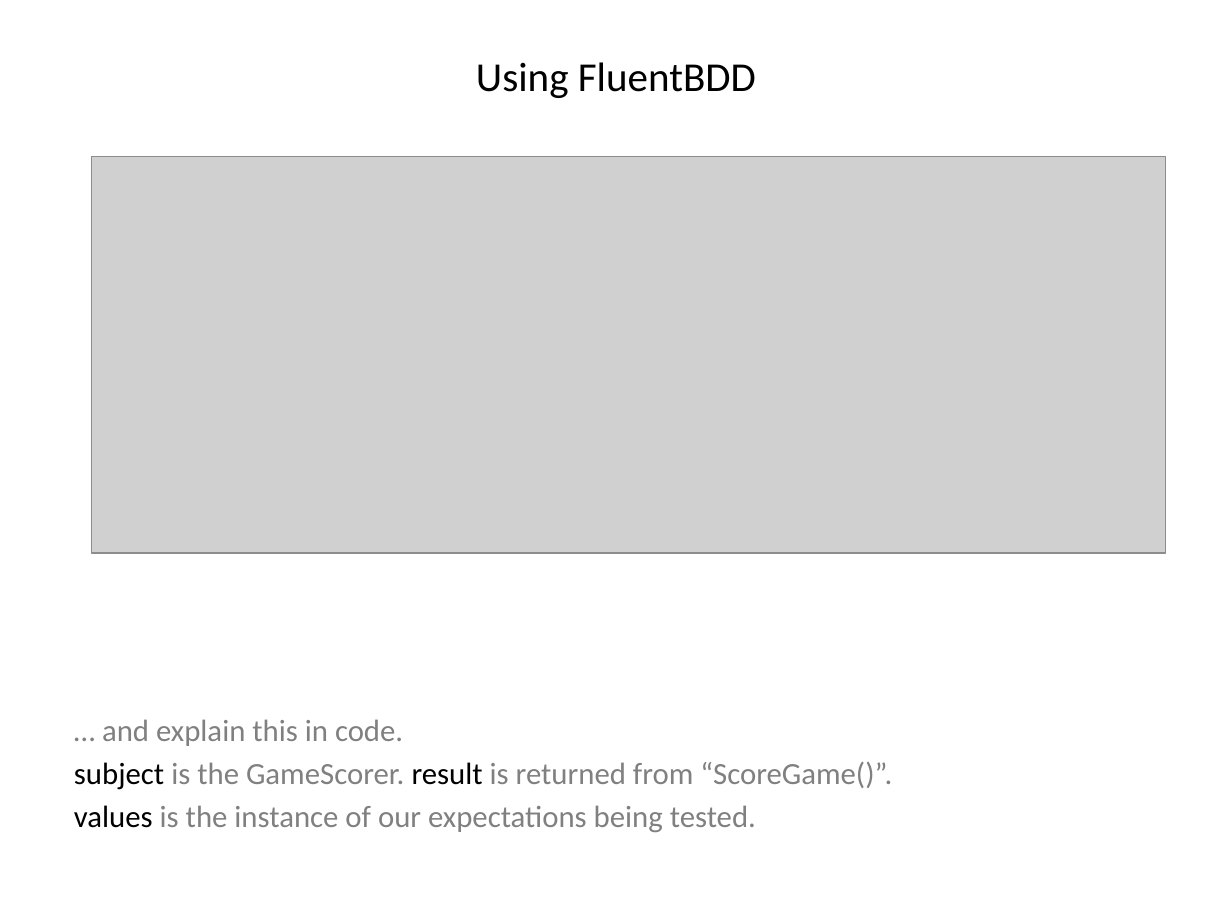
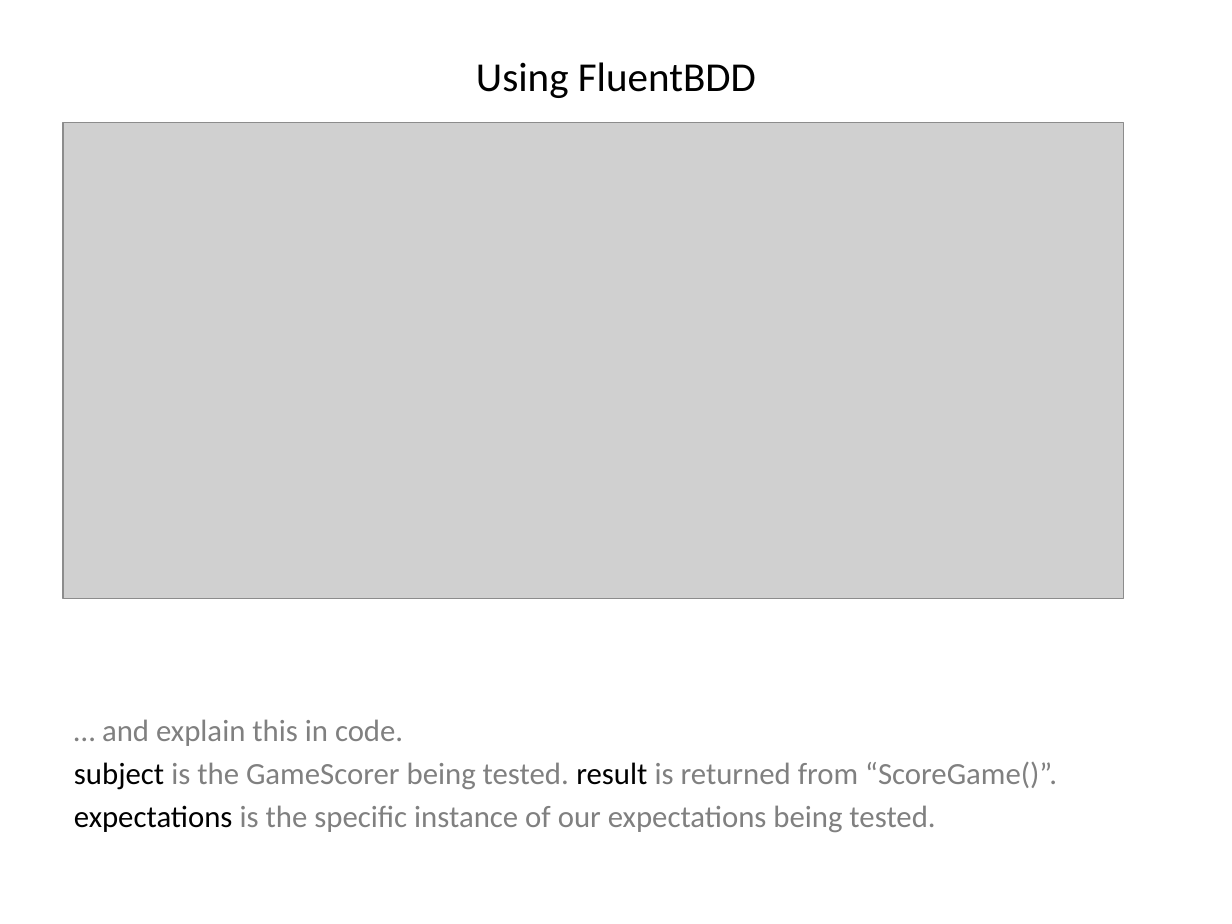
Before and after one commit to i-e-b/FluentBdd, a slide deck: slide 49 of FluentBDD/Fluent BDD.pptx (slide 40 before the commit). Drawn at 1232x924 pixels with LibreOffice and Linux fonts; fonts in the diff are those of the drawing; grey boxes stand for pictures. Boxes give left, top, right and bottom in pixels: in the first picture for what was removed or moved away, otherwise in the second. Text is boxed around its words. In the diff, an @@ line names an element or a change of style, - is before the commit and + after.

```diff
--- a/FluentBDD/Fluent BDD.pptx
+++ b/FluentBDD/Fluent BDD.pptx
@@ picture: place and size @@
-picture at (91,156,1165,553)
+picture at (63,122,1124,599)
@@ text at (74,762,1057,832): text changed @@
-subject is the GameScorer. result is returned from “ScoreGame()”.
-values is the instance of our expectations being tested.
+subject is the GameScorer being tested. result is returned from “ScoreGame()”.
+expectations is the specific instance of our expectations being tested.
```
Also in this commit, not shown: 69 other slides changed, 9 slides added, 16 slides removed, 25 other files.
